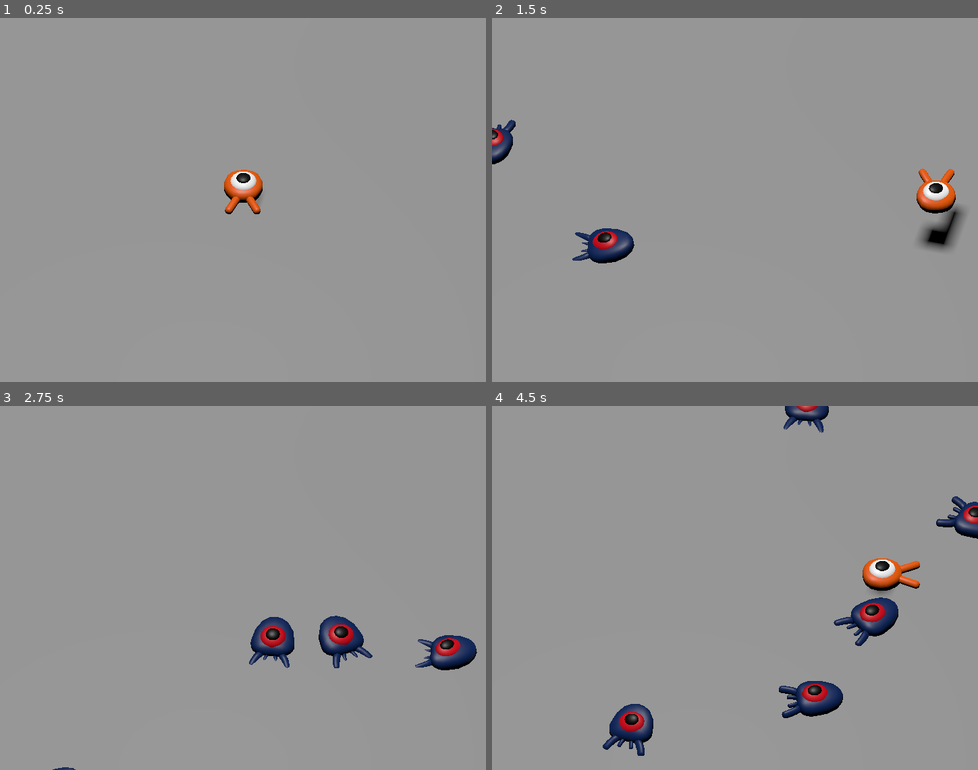
Above: before the commit, frames 1-4 (two rows, left to right).
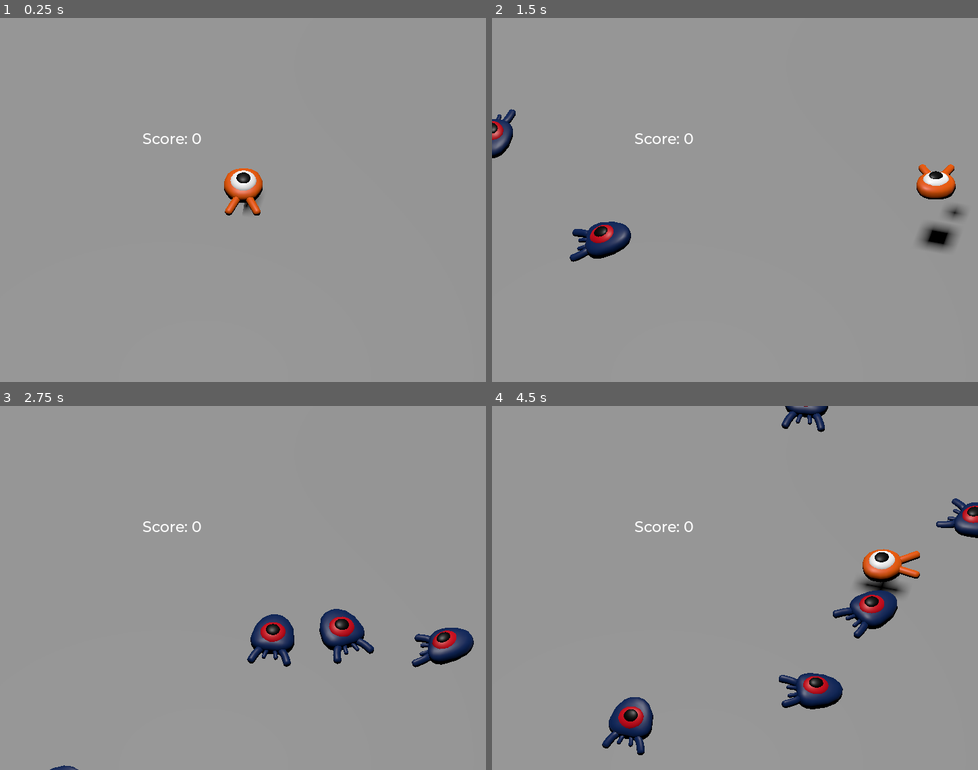
Above: after the commit, the same moments.

Repository: Emmiche/oc25_emma
Game: Godot game, scene res://main.tscn
The game is run twice, just before and just after one commit, with the same random seed, the same clock (stepped at 60 frames per second) and the same inputs.
Inputs:
- Up to frame 1 (0.25 s): no input
- Up to frame 2 (1.5 s): tap Enter (ui_accept) at 0.5 s; hold Right (move_right) 0.53-1.28 s; hold Enter (ui_accept) 0.53-1.28 s; tap Space (jump) at 0.77, 0.8, 1.07, 1.35 s; hold Down (move_back) from 1.28 s (still down)
- Up to frame 3 (2.75 s): tap Space (jump) at 1.52, 1.82, 2.3 s; tap Enter (ui_accept) at 1.55 s; release Down (move_back) at 2.03 s; hold Right (move_right) from 2.03 s (still down); hold Enter (ui_accept) from 2.03 s (still down)
- Up to frame 4 (4.5 s): release Right (move_right) at 2.78 s; release Enter (ui_accept) at 2.78 s; hold Up (move_forward) 2.78-3.53 s; tap Enter (ui_accept) at 2.85, 4.35 s; tap Space (jump) at 3.02, 3.32, 3.6, 3.77, 4.07 s; hold Left (move_left) from 3.53 s (still down)

The runs differ from the first frame. In frame 1, 0.3% of the frame differs, in the area x 29-55%, y 31-55%; in frame 2, 2.6%; in frame 3, 2.8%; in frame 4, 4.9%, in the area x 22-100%, y 0-97%.

Commit message:
Finalisation 3d dodge the creeps

Diff:
--- a/4_jeu/tutoriel3d/main.gd
+++ b/4_jeu/tutoriel3d/main.gd
@@ -1,9 +1,11 @@
-
 extends Node
 
 @export var mob_scene: PackedScene
 
-func _on_mob_timer_timeout() -> void:
+func _ready():
+	$UserInterface/Retry.hide()
+
+func _on_mob_timer_timeout():
 	# Create a new instance of the Mob scene.
 	var mob = mob_scene.instantiate()
 
@@ -18,3 +20,16 @@
 
 	# Spawn the mob by adding it to the Main scene.
 	add_child(mob)
+
+	# We connect the mob to the score label to update the score upon squashing one.
+	mob.squashed.connect($UserInterface/ScoreLabel._on_mob_squashed.bind())
+
+
+func _on_player_hit():
+	$MobTimer.stop()
+	$UserInterface/Retry.show()
+
+func _unhandled_input(event):
+	if event.is_action_pressed("ui_accept") and $UserInterface/Retry.visible:
+		# This restarts the current scene.
+		get_tree().reload_current_scene()
--- a/4_jeu/tutoriel3d/main.tscn
+++ b/4_jeu/tutoriel3d/main.tscn
@@ -1,8 +1,10 @@
-[gd_scene load_steps=9 format=3 uid="uid://2wap0283yk0r"]
+[gd_scene load_steps=12 format=3 uid="uid://2wap0283yk0r"]
 
 [ext_resource type="Script" uid="uid://djq0w7546fhec" path="res://main.gd" id="1_h2yge"]
 [ext_resource type="PackedScene" uid="uid://4jpvou887jf0" path="res://player.tscn" id="1_ig7tw"]
 [ext_resource type="PackedScene" uid="uid://bhiiwdkl11u5n" path="res://mob.tscn" id="2_1bvp3"]
+[ext_resource type="FontFile" uid="uid://cyxhh7ddkn62q" path="res://fonts/Montserrat-Medium.ttf" id="4_lquwl"]
+[ext_resource type="Script" uid="uid://c2c68k5503p2m" path="res://score_label.gd" id="5_7mycd"]
 
 [sub_resource type="BoxShape3D" id="BoxShape3D_7dm0k"]
 size = Vector3(60, 2, 60)
@@ -23,6 +25,10 @@
 "tilts": PackedFloat32Array(0, 0, 0, 0)
 }
 point_count = 4
+
+[sub_resource type="Theme" id="Theme_272bh"]
+default_font = ExtResource("4_lquwl")
+default_font_size = 22
 
 [node name="Main" type="Node"]
 script = ExtResource("1_h2yge")
@@ -76,10 +82,56 @@
 curve = SubResource("Curve3D_272bh")
 
 [node name="SpawnLocation" type="PathFollow3D" parent="SpawnPath"]
-transform = Transform3D(-0.9999902, -3.4743912e-06, 0.0043634344, -2.2737361e-13, 0.9999997, 0.0007962512, -0.004363435, 0.0007962436, -0.99999017, -13.232793, 0.011608124, -14.631907)
+transform = Transform3D(-0.9999901, -3.4743912e-06, 0.0043634344, -2.2737358e-13, 0.9999997, 0.0007962512, -0.0043634344, 0.0007962436, -0.99999017, -13.232793, 0.011608124, -14.631907)
 
 [node name="MobTimer" type="Timer" parent="."]
 wait_time = 0.5
 autostart = true
 
+[node name="UserInterface" type="Control" parent="."]
+layout_mode = 3
+anchors_preset = 15
+anchor_right = 1.0
+anchor_bottom = 1.0
+grow_horizontal = 2
+grow_vertical = 2
+theme = SubResource("Theme_272bh")
+
+[node name="ScoreLabel" type="Label" parent="UserInterface"]
+layout_mode = 0
+offset_left = 211.0
+offset_top = 165.0
+offset_right = 272.0
+offset_bottom = 214.0
+theme_override_colors/font_outline_color = Color(0, 0, 0, 1)
+text = "Score: 0
+"
+script = ExtResource("5_7mycd")
+
+[node name="Retry" type="ColorRect" parent="UserInterface"]
+layout_mode = 1
+anchors_preset = 15
+anchor_right = 1.0
+anchor_bottom = 1.0
+grow_horizontal = 2
+grow_vertical = 2
+color = Color(0, 0, 0, 0.3764706)
+
+[node name="Label" type="Label" parent="UserInterface/Retry"]
+layout_mode = 1
+anchors_preset = 8
+anchor_left = 0.5
+anchor_top = 0.5
+anchor_right = 0.5
+anchor_bottom = 0.5
+offset_left = -107.5
+offset_top = -29.5
+offset_right = 107.5
+offset_bottom = 29.5
+grow_horizontal = 2
+grow_vertical = 2
+text = "Press Enter to retry
+"
+
+[connection signal="hit" from="Player" to="." method="_on_player_hit"]
 [connection signal="timeout" from="MobTimer" to="." method="_on_mob_timer_timeout"]
--- a/4_jeu/tutoriel3d/mob.gd
+++ b/4_jeu/tutoriel3d/mob.gd
@@ -1,12 +1,11 @@
 extends CharacterBody3D
 
-# Emitted when the player jumped on the mob.
-signal squashed
 # Minimum speed of the mob in meters per second.
 @export var min_speed = 10
 # Maximum speed of the mob in meters per second.
 @export var max_speed = 18
-
+# Emitted when the player jumped on the mob.
+signal squashed
 
 func _physics_process(_delta):
 	move_and_slide()
@@ -27,11 +26,12 @@
 	# in order to move in the direction the mob is looking.
 	velocity = velocity.rotated(Vector3.UP, rotation.y)
 
+	$AnimationPlayer.speed_scale = random_speed / min_speed
+
 
 func _on_visible_on_screen_notifier_3d_screen_exited():
 	queue_free()
 
-
 func squash():
 	squashed.emit()
-	queue_free()
+	queue_free() # Destroy this node
--- a/4_jeu/tutoriel3d/mob.tscn
+++ b/4_jeu/tutoriel3d/mob.tscn
@@ -1,10 +1,44 @@
-[gd_scene load_steps=4 format=3 uid="uid://bhiiwdkl11u5n"]
+[gd_scene load_steps=6 format=3 uid="uid://bhiiwdkl11u5n"]
 
 [ext_resource type="PackedScene" uid="uid://bicorb7we351t" path="res://art/mob.glb" id="1_dy6sc"]
 [ext_resource type="Script" uid="uid://cgva7168b548g" path="res://mob.gd" id="1_nokgg"]
 
 [sub_resource type="BoxShape3D" id="BoxShape3D_nokgg"]
 size = Vector3(2.067566, 0.7064209, 1.7223816)
+
+[sub_resource type="Animation" id="Animation_nokgg"]
+resource_name = "float"
+length = 1.2
+loop_mode = 1
+tracks/0/type = "value"
+tracks/0/imported = false
+tracks/0/enabled = true
+tracks/0/path = NodePath("Pivot/Character:position")
+tracks/0/interp = 1
+tracks/0/loop_wrap = true
+tracks/0/keys = {
+"times": PackedFloat32Array(0.3, 0.7, 1.2),
+"transitions": PackedFloat32Array(0.4352752, 2.0705297, 1),
+"update": 0,
+"values": [Vector3(0, 0, 0), Vector3(0, 0.65, 0), Vector3(0, 0.35, 0)]
+}
+tracks/1/type = "value"
+tracks/1/imported = false
+tracks/1/enabled = true
+tracks/1/path = NodePath("Pivot/Character:rotation")
+tracks/1/interp = 1
+tracks/1/loop_wrap = true
+tracks/1/keys = {
+"times": PackedFloat32Array(0.1, 0.5, 1.2),
+"transitions": PackedFloat32Array(0.4352752, 0.43527538, 1),
+"update": 0,
+"values": [Vector3(0, 0, 0), Vector3(0.13962634, 0, 0), Vector3(-0.15707964, 0, 0)]
+}
+
+[sub_resource type="AnimationLibrary" id="AnimationLibrary_ubaqv"]
+_data = {
+&"float": SubResource("Animation_nokgg")
+}
 
 [node name="Mob" type="CharacterBody3D" groups=["mob"]]
 collision_layer = 2
@@ -14,6 +48,7 @@
 [node name="Pivot" type="Node3D" parent="."]
 
 [node name="Character" parent="Pivot" instance=ExtResource("1_dy6sc")]
+transform = Transform3D(1, 0, 0, 0, 0.98768836, 0.15643448, 0, -0.15643448, 0.98768836, 0, 0.35, 0)
 
 [node name="CollisionShape3D" type="CollisionShape3D" parent="."]
 transform = Transform3D(1, 0, 0, 0, 1, 0, 0, 0, 1, 0.02078247, 0.28778076, 0.07841492)
@@ -22,4 +57,10 @@
 [node name="VisibleOnScreenNotifier3D" type="VisibleOnScreenNotifier3D" parent="."]
 aabb = AABB(-1.1821574, -0.9597709, -1.9552914, 2.3643148, 1.9195418, 3.9105828)
 
+[node name="AnimationPlayer" type="AnimationPlayer" parent="."]
+libraries = {
+&"": SubResource("AnimationLibrary_ubaqv")
+}
+autoplay = "float"
+
 [connection signal="screen_exited" from="VisibleOnScreenNotifier3D" to="." method="_on_visible_on_screen_notifier_3d_screen_exited"]
--- /dev/null
+++ b/4_jeu/tutoriel3d/music_player.tscn
@@ -0,0 +1,7 @@
+[gd_scene load_steps=2 format=3 uid="uid://u183m0ds5b4a"]
+
+[ext_resource type="AudioStream" uid="uid://c5qpnfga41t4p" path="res://art/House In a Forest Loop.ogg" id="1_fvyft"]
+
+[node name="MusicPlayer" type="AudioStreamPlayer3D"]
+stream = ExtResource("1_fvyft")
+autoplay = true
--- a/4_jeu/tutoriel3d/player.gd
+++ b/4_jeu/tutoriel3d/player.gd
@@ -1,5 +1,8 @@
 extends CharacterBody3D
 
+# Emitted when the player was hit by a mob.
+# Put this at the top of the script.
+signal hit
 # Vertical impulse applied to the character upon bouncing over a mob in
 # meters per second.
 @export var bounce_impulse = 16
@@ -29,6 +32,9 @@
 		direction = direction.normalized()
 		# Setting the basis property will affect the rotation of the node.
 		$Pivot.basis = Basis.looking_at(direction)
+		$AnimationPlayer.speed_scale = 4
+	else:
+		$AnimationPlayer.speed_scale = 1
 
 	# Ground Velocity
 	target_velocity.x = direction.x * speed
@@ -41,10 +47,6 @@
 		# Jumping.
 	if is_on_floor() and Input.is_action_just_pressed("jump"):
 		target_velocity.y = jump_impulse
-
-	# Moving the Character
-	velocity = target_velocity
-	move_and_slide()
 
 		# Iterate through all collisions that occurred this frame
 	for index in range(get_slide_collision_count()):
@@ -69,3 +71,19 @@
 				target_velocity.y = bounce_impulse
 				# Prevent further duplicate calls.
 				break
+
+	# Moving the Character
+	velocity = target_velocity
+	move_and_slide()
+
+	$Pivot.rotation.x = PI / 6 * velocity.y / jump_impulse
+
+
+# And this function at the bottom.
+func die():
+	hit.emit()
+	queue_free()
+
+
+func _on_mob_detector_body_entered(body):
+	die()
--- a/4_jeu/tutoriel3d/player.tscn
+++ b/4_jeu/tutoriel3d/player.tscn
@@ -1,10 +1,76 @@
-[gd_scene load_steps=4 format=3 uid="uid://4jpvou887jf0"]
+[gd_scene load_steps=8 format=3 uid="uid://4jpvou887jf0"]
 
 [ext_resource type="PackedScene" uid="uid://d0ypm0v45pwdv" path="res://art/player.glb" id="1_4flbx"]
 [ext_resource type="Script" uid="uid://b5ujqqlstri0r" path="res://player.gd" id="1_onrkg"]
 
 [sub_resource type="SphereShape3D" id="SphereShape3D_onrkg"]
 radius = 1.0
+
+[sub_resource type="CylinderShape3D" id="CylinderShape3D_onrkg"]
+height = 0.3125
+radius = 1.0
+
+[sub_resource type="Animation" id="Animation_onrkg"]
+resource_name = "float"
+length = 1.2
+loop_mode = 1
+tracks/0/type = "value"
+tracks/0/imported = false
+tracks/0/enabled = true
+tracks/0/path = NodePath("Pivot/Character:position")
+tracks/0/interp = 1
+tracks/0/loop_wrap = true
+tracks/0/keys = {
+"times": PackedFloat32Array(0.3, 0.7, 1.2),
+"transitions": PackedFloat32Array(0.4352752, 2.0705297, 1),
+"update": 0,
+"values": [Vector3(0, 0, 0), Vector3(0, 0.65, 0), Vector3(0, 0.35, 0)]
+}
+tracks/1/type = "value"
+tracks/1/imported = false
+tracks/1/enabled = true
+tracks/1/path = NodePath("Pivot/Character:rotation")
+tracks/1/interp = 1
+tracks/1/loop_wrap = true
+tracks/1/keys = {
+"times": PackedFloat32Array(0.1, 0.5, 1.2),
+"transitions": PackedFloat32Array(0.4352752, 0.43527538, 1),
+"update": 0,
+"values": [Vector3(0, 0, 0), Vector3(0.13962634, 0, 0), Vector3(-0.15707964, 0, 0)]
+}
+
+[sub_resource type="Animation" id="Animation_i3pqv"]
+length = 0.001
+tracks/0/type = "value"
+tracks/0/imported = false
+tracks/0/enabled = true
+tracks/0/path = NodePath("Pivot/Character:position")
+tracks/0/interp = 1
+tracks/0/loop_wrap = true
+tracks/0/keys = {
+"times": PackedFloat32Array(0),
+"transitions": PackedFloat32Array(1),
+"update": 0,
+"values": [Vector3(0, 0, 0)]
+}
+tracks/1/type = "value"
+tracks/1/imported = false
+tracks/1/enabled = true
+tracks/1/path = NodePath("Pivot/Character:rotation")
+tracks/1/interp = 1
+tracks/1/loop_wrap = true
+tracks/1/keys = {
+"times": PackedFloat32Array(0),
+"transitions": PackedFloat32Array(1),
+"update": 0,
+"values": [Vector3(0, 0, 0)]
+}
+
+[sub_resource type="AnimationLibrary" id="AnimationLibrary_hqtel"]
+_data = {
+&"RESET": SubResource("Animation_i3pqv"),
+&"float": SubResource("Animation_onrkg")
+}
 
 [node name="Player" type="CharacterBody3D"]
 collision_mask = 6
@@ -16,3 +82,20 @@
 
 [node name="CollisionShape3D" type="CollisionShape3D" parent="."]
 shape = SubResource("SphereShape3D_onrkg")
+
+[node name="MobDetector" type="Area3D" parent="."]
+collision_layer = 0
+collision_mask = 2
+monitorable = false
+
+[node name="CollisionShape3D" type="CollisionShape3D" parent="MobDetector"]
+transform = Transform3D(1, 0, 0, 0, 1, 0, 0, 0, 1, 0, 0.40625, 0)
+shape = SubResource("CylinderShape3D_onrkg")
+
+[node name="AnimationPlayer" type="AnimationPlayer" parent="."]
+libraries = {
+&"": SubResource("AnimationLibrary_hqtel")
+}
+autoplay = "float"
+
+[connection signal="body_entered" from="MobDetector" to="." method="_on_mob_detector_body_entered"]
--- a/4_jeu/tutoriel3d/project.godot
+++ b/4_jeu/tutoriel3d/project.godot
@@ -15,6 +15,10 @@
 run/main_scene="uid://2wap0283yk0r"
 config/features=PackedStringArray("4.5")
 config/icon="res://icon.webp"
+
+[autoload]
+
+MusicPlayer="*res://music_player.tscn"
 
 [display]
 
--- /dev/null
+++ b/4_jeu/tutoriel3d/score_label.gd
@@ -0,0 +1,16 @@
+extends Label
+
+var score = 0
+# Called when the node enters the scene tree for the first time.
+
+func _on_mob_squashed():
+	score += 1
+	text = "Score: %s" % score
+
+func _ready() -> void:
+	pass # Replace with function body.
+
+
+# Called every frame. 'delta' is the elapsed time since the previous frame.
+func _process(delta: float) -> void:
+	pass
Not shown, added: 4_jeu/tutoriel3d/score_label.gd.uid
